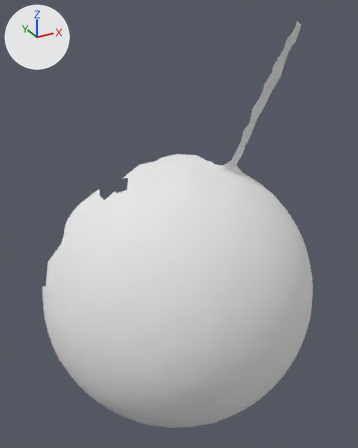
An edit to the OBJ model res/pendulum_horizontal/Pendulum_horizontal.000095.obj, drawn before and after from the same camera.
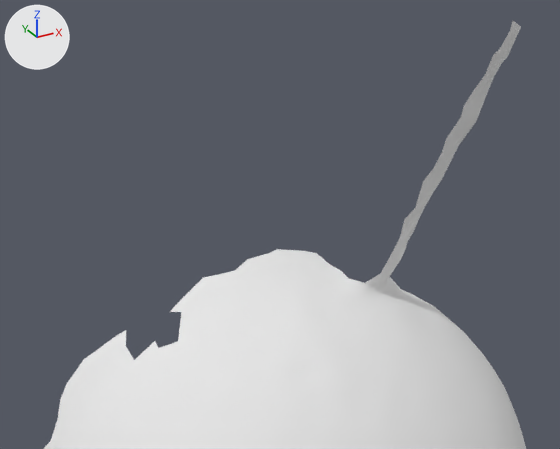
Old and new are each drawn whole from a 50 mm lens placed at (-376.0, -36.0, 338.0), pointed at (-161.0, 356.0, 142.0) and again close up from a 50 mm lens placed at (-318.0, 69.0, 382.0), pointed at (-144.0, 387.0, 223.0). The lights are fixed; the arrows at upper left show +X, +Y and +Z. Where no turn or scale is listed for an object, it has been applied to the vertices.

In view in the first close-up: 'Pendulum_horizontal.000095'.
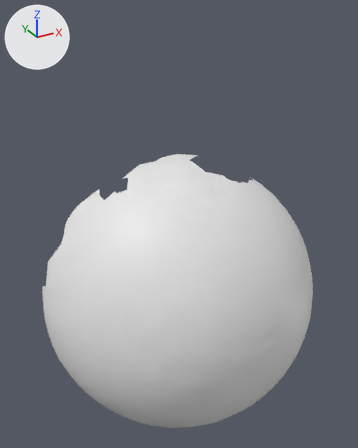
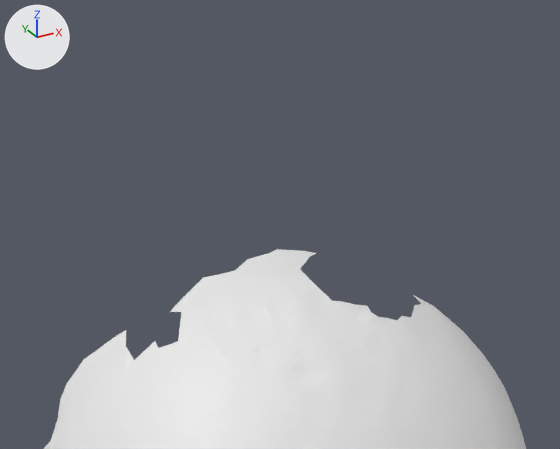
The edits, one by one:
me_pendulum_horizontal_000095 is used by ob_pendulum_horizontal_000095; location (0.0, 0.0, 0.0).
me_pendulum_horizontal_000095 had 5140 vertices, 10147 faces and spanned x -291.0..-13.0, y 245.0..429.0, z -96.0..326.0.
me_pendulum_horizontal_000095 no longer uses material mat_pendulum_horizontal_000095 (white #e7e7e7).
me_pendulum_horizontal_000095 now has 4976 vertices, 9842 faces and spans x -291.0..-13.0, y 245.0..429.0, z -96.0..195.0.
Part 1, on me_pendulum_horizontal_000095:
164 vertices are removed from x -126.0..-48.0, y 330.0..397.0, z 176.0..326.0.
305 faces are deleted.

Boxes (x1, y1, x2, y2) around the edits, measured in the close-ups (560 x 449 px):
'Pendulum_horizontal.000095', reshaped
    before: (44, 21, 526, 449)
    after: (44, 249, 526, 449)
part 1 of me_pendulum_horizontal_000095, deleted
    before: (300, 21, 521, 320)
